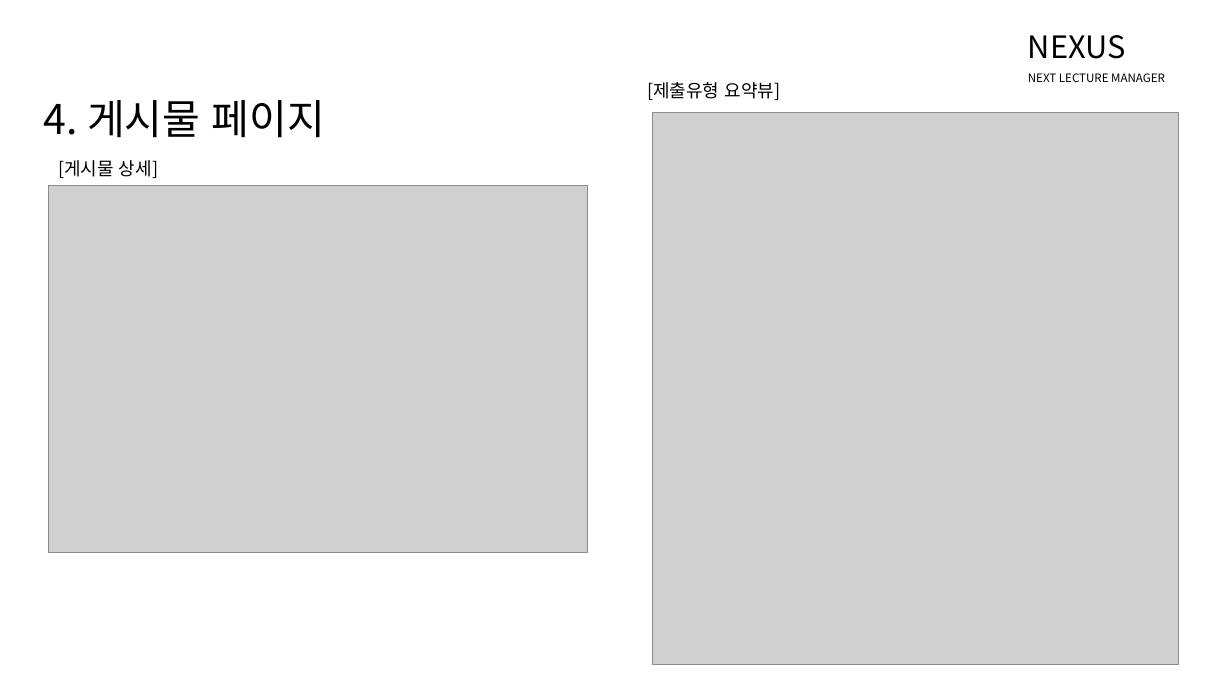
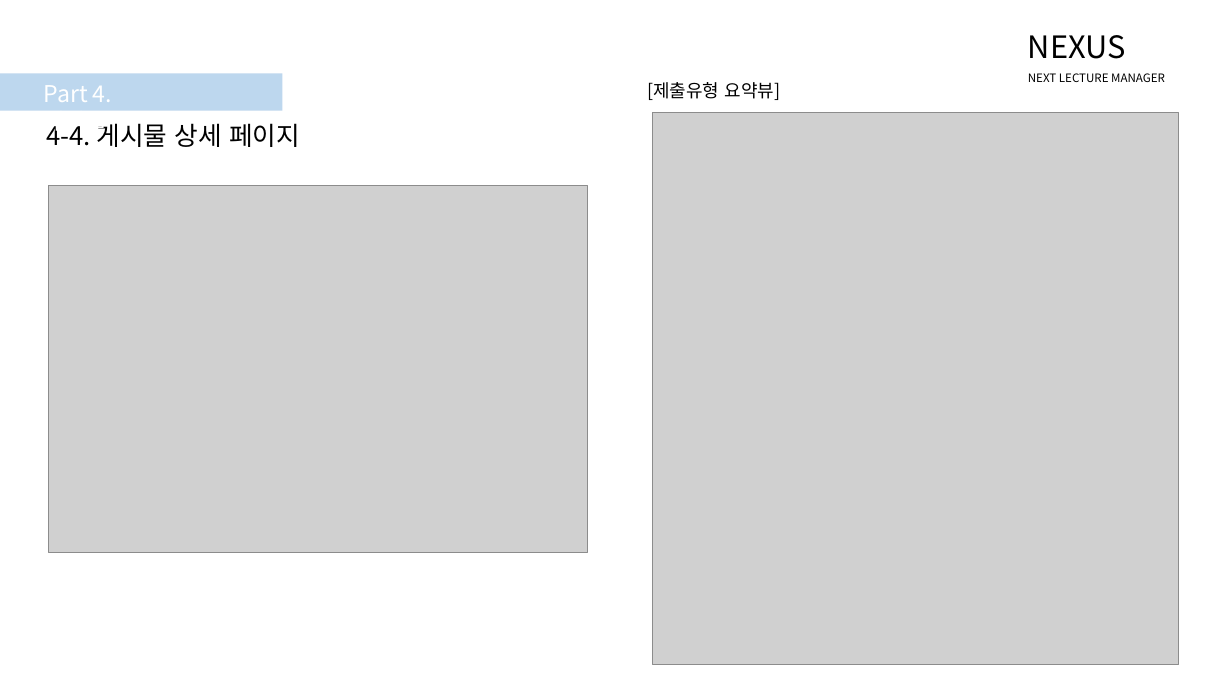
Before and after one commit to NHNNEXT/2015-03-REAL-TUTU, a slide deck: slide 23 of Nexus.pptx (slide 18 before the commit). Drawn at 1232x693 pixels with LibreOffice and Linux fonts; fonts in the diff are those of the drawing; grey boxes stand for pictures. Boxes give left, top, right and bottom in pixels: in the first picture for what was removed or moved away, otherwise in the second. Text is boxed around its words. In the diff, an @@ line names an element or a change of style, - is before the commit and + after.

```diff
--- a/Nexus.pptx
+++ b/Nexus.pptx
@@ rectangle added at <box>0,74,282,111</box>, fill #BDD7EE @@
@@ text at <box>44,85,112,135</box>: text changed; size 14 to 18 pt; text colour #000000 to #FFFFFF @@
-[게시물 상세]
+Part 4. 게시물
@@ text at <box>46,123,300,147</box>: text changed; size 32 to 20 pt @@
-4. 게시물 페이지
+4-4. 게시물 상세 페이지
```
Also in this commit, not shown: 17 other slides changed, 10 slides added, 2 other files.
